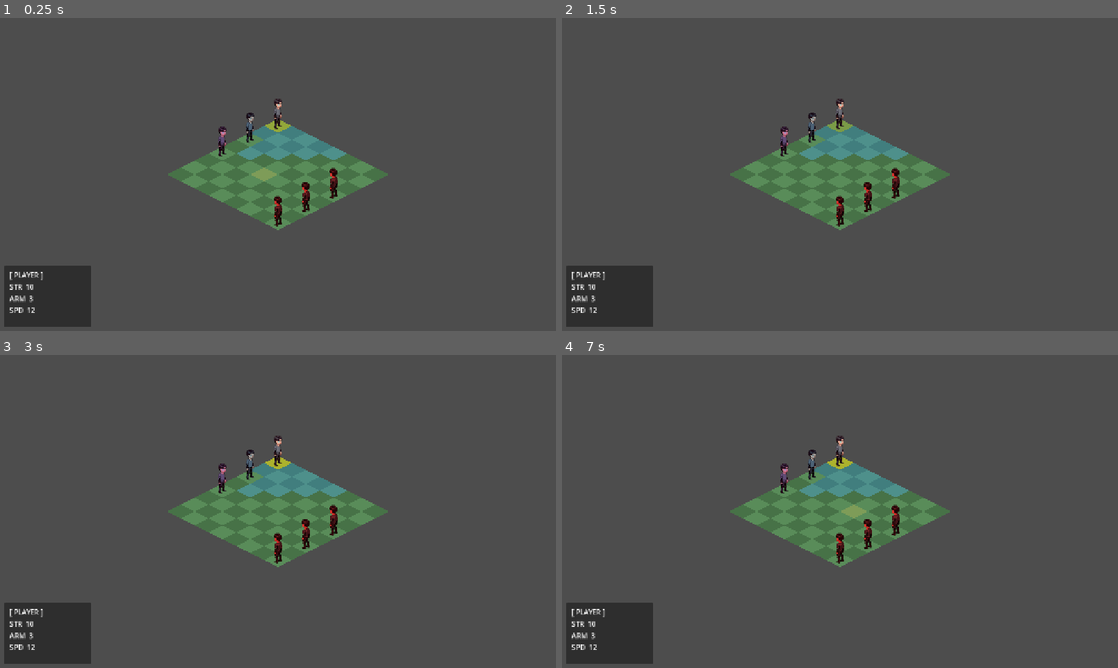
Above: before the commit, frames 1-4 (two rows, left to right).
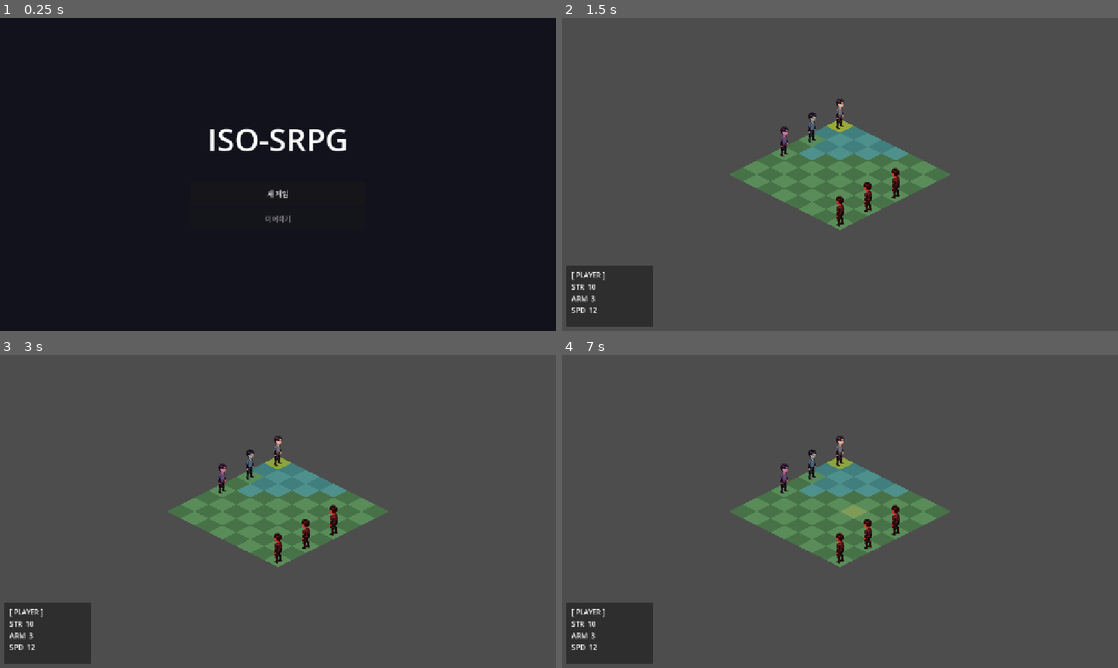
Above: after the commit, the same moments.

Repository: Booldon/iso-srpg
Game: Godot game, scene res://scenes/world/title.tscn
Two runs of this game, one before a commit and one after it. Both use one fixed random seed, a clock stepped at 60 frames per second and the inputs below. Before the commit the project starts from res://scenes/battle/grid.tscn.
Inputs (mouse positions are in pixels of both pictures, inside the frame that each line leads up to):
- Up to frame 1 (0.25 s): no input
- Up to frame 2 (1.5 s): click (840, 193) at 0.5 s, where only the run after the commit has a clickable "새 게임"; click (840, 290) at 1.25 s, where only the run after the commit has a clickable "전투 시작"
- Up to frame 3 (3 s): tap Enter at 2 s; move the mouse to (400, 495) at 2.02 s; click (400, 495) at 2.17 s; tap Space at 2.75 s; move the mouse to (166, 527) at 2.77 s; click (166, 527) at 2.92 s
- Up to frame 4 (7 s): tap Enter at 3.5, 5 s; move the mouse to (895, 442) at 3.52 s; click (895, 442) at 3.67 s; tap Space at 4.25, 5.75 s; move the mouse to (812, 574) at 4.27 s; click (812, 574) at 4.42 s; move the mouse to (1006, 558) at 5.02 s; click (1006, 558) at 5.17 s; move the mouse to (673, 464) at 5.77 s; click (673, 464) at 5.92 s; move the mouse to (867, 511) at 6.52 s; click (867, 511) at 6.67 s

The runs differ from the first frame. In frame 1, 100% of the frame differs, in the area x 0-100%, y 0-100%; in frame 2, less than 0.1%; in frame 3, less than 0.1%; in frame 4, less than 0.1%.
Error after the commit: Invalid access to property or key 'theme_override_font_sizes' on a base object of type 'Label'. (res://scripts/world/world_map.gd:24)

Commit message:
feat(step:5/flow): title + world_map + boon_screen scenes; main scene changed
was:  game launched directly into battle; no entry point, world map, or reward screen
now:  title.tscn (new/continue) -> world_map.tscn (chapter chain + party status)
      -> grid.tscn (battle) -> boon_screen.tscn (3-card pick) -> world_map loop;
      defeat path: title via result_screen (wired in next commit)

ref:  scripts/world/title.gd      — new_game / continue entry
      scripts/world/world_map.gd  — chapter chain render, battle entry
      scripts/world/boon_screen.gd — boon pool scan, card pick, advance_chapter

Co-Authored-By: Claude Sonnet 4.6 <noreply@anthropic.com>

Diff:
--- a/project.godot
+++ b/project.godot
@@ -11,7 +11,7 @@
 [application]
 
 config/name="iso-srpg"
-run/main_scene="res://scenes/battle/grid.tscn"
+run/main_scene="res://scenes/world/title.tscn"
 config/features=PackedStringArray("4.7", "Forward Plus")
 config/icon="res://icon.svg"
 
--- /dev/null
+++ b/scenes/world/boon_screen.tscn
@@ -0,0 +1,29 @@
+[gd_scene format=3 uid="uid://cbboonscn001"]
+
+[ext_resource type="Script" path="res://scripts/world/boon_screen.gd" id="1_bs"]
+
+[node name="BoonScreen" type="Control"]
+anchor_right = 1.0
+anchor_bottom = 1.0
+script = ExtResource("1_bs")
+
+[node name="Background" type="ColorRect" parent="."]
+anchor_right = 1.0
+anchor_bottom = 1.0
+color = Color(0.05, 0.05, 0.09, 1)
+
+[node name="Header" type="Label" parent="."]
+anchor_right = 1.0
+offset_top = 60.0
+offset_bottom = 140.0
+text = "부운을 하나 선택하세요."
+theme_override_font_sizes/font_size = 28
+horizontal_alignment = 1
+
+[node name="Center" type="CenterContainer" parent="."]
+anchor_right = 1.0
+anchor_bottom = 1.0
+offset_top = 140.0
+
+[node name="Cards" type="HBoxContainer" parent="Center"]
+theme_override_constants/separation = 30
--- /dev/null
+++ b/scenes/world/title.tscn
@@ -0,0 +1,38 @@
+[gd_scene format=3 uid="uid://cbtitlescn001"]
+
+[ext_resource type="Script" path="res://scripts/world/title.gd" id="1_t"]
+
+[node name="TitleScreen" type="Control"]
+anchor_right = 1.0
+anchor_bottom = 1.0
+script = ExtResource("1_t")
+
+[node name="Background" type="ColorRect" parent="."]
+anchor_right = 1.0
+anchor_bottom = 1.0
+color = Color(0.07, 0.07, 0.11, 1)
+
+[node name="Center" type="CenterContainer" parent="."]
+anchor_right = 1.0
+anchor_bottom = 1.0
+
+[node name="VBox" type="VBoxContainer" parent="Center"]
+custom_minimum_size = Vector2(400, 300)
+alignment = 1
+
+[node name="GameTitle" type="Label" parent="Center/VBox"]
+text = "ISO-SRPG"
+theme_override_font_sizes/font_size = 72
+horizontal_alignment = 1
+
+[node name="Spacer" type="Control" parent="Center/VBox"]
+custom_minimum_size = Vector2(0, 40)
+size_flags_vertical = 0
+
+[node name="NewGameButton" type="Button" parent="Center/VBox"]
+custom_minimum_size = Vector2(0, 54)
+text = "새 게임"
+
+[node name="ContinueButton" type="Button" parent="Center/VBox"]
+custom_minimum_size = Vector2(0, 54)
+text = "이어하기"
--- /dev/null
+++ b/scenes/world/world_map.tscn
@@ -0,0 +1,49 @@
+[gd_scene format=3 uid="uid://cbworldmap001"]
+
+[ext_resource type="Script" path="res://scripts/world/world_map.gd" id="1_wm"]
+
+[node name="WorldMap" type="Control"]
+anchor_right = 1.0
+anchor_bottom = 1.0
+script = ExtResource("1_wm")
+
+[node name="Background" type="ColorRect" parent="."]
+anchor_right = 1.0
+anchor_bottom = 1.0
+color = Color(0.06, 0.06, 0.10, 1)
+
+[node name="Margin" type="MarginContainer" parent="."]
+anchor_right = 1.0
+anchor_bottom = 1.0
+theme_override_constants/margin_left = 80
+theme_override_constants/margin_top = 60
+theme_override_constants/margin_right = 80
+theme_override_constants/margin_bottom = 60
+
+[node name="VBox" type="VBoxContainer" parent="Margin"]
+theme_override_constants/separation = 20
+
+[node name="MapTitle" type="Label" parent="Margin/VBox"]
+text = "— 월드맵 —"
+theme_override_font_sizes/font_size = 36
+horizontal_alignment = 1
+
+[node name="HSep1" type="HSeparator" parent="Margin/VBox"]
+
+[node name="ChapterRow" type="HBoxContainer" parent="Margin/VBox"]
+alignment = 1
+
+[node name="HSep2" type="HSeparator" parent="Margin/VBox"]
+
+[node name="PartyLabel" type="Label" parent="Margin/VBox"]
+text = "파티: ..."
+theme_override_font_sizes/font_size = 20
+horizontal_alignment = 1
+
+[node name="Spacer" type="Control" parent="Margin/VBox"]
+size_flags_vertical = 3
+
+[node name="EnterButton" type="Button" parent="Margin/VBox"]
+custom_minimum_size = Vector2(0, 64)
+text = "전투 시작"
+theme_override_font_sizes/font_size = 28
--- /dev/null
+++ b/scripts/world/boon_screen.gd
@@ -0,0 +1,50 @@
+extends Control
+
+const WORLD_MAP  := "res://scenes/world/world_map.tscn"
+const BOON_DIR   := "res://data/boons/"
+const PICK_COUNT := 3
+
+@onready var _cards: HBoxContainer = $Center/Cards
+@onready var _header: Label        = $Header
+
+
+func _ready() -> void:
+	var cd := GameState.current_chapter_data()
+	_header.text = "%s 클리어!\n부운을 하나 선택하세요." % (cd.title if cd else "챕터")
+
+	var pool := _load_boon_pool()
+	pool.shuffle()
+	var picks := pool.slice(0, mini(PICK_COUNT, pool.size()))
+	_build_cards(picks)
+
+
+func _load_boon_pool() -> Array[String]:
+	var paths: Array[String] = []
+	var dir := DirAccess.open(BOON_DIR)
+	if not dir:
+		return paths
+	dir.list_dir_begin()
+	var fname := dir.get_next()
+	while fname != "":
+		if fname.ends_with(".tres"):
+			paths.append(BOON_DIR + fname)
+		fname = dir.get_next()
+	return paths
+
+
+func _build_cards(picks: Array[String]) -> void:
+	for path in picks:
+		var boon := load(path) as BoonData
+		if boon == null:
+			continue
+		var btn := Button.new()
+		btn.custom_minimum_size = Vector2(220, 160)
+		btn.text = "[%s]\n\n%s" % [boon.title, boon.description]
+		btn.autowrap_mode = TextServer.AUTOWRAP_WORD_SMART
+		btn.pressed.connect(_on_card_chosen.bind(path))
+		_cards.add_child(btn)
+
+
+func _on_card_chosen(path: String) -> void:
+	GameState.advance_chapter(path)
+	get_tree().change_scene_to_file(WORLD_MAP)
--- /dev/null
+++ b/scripts/world/title.gd
@@ -0,0 +1,22 @@
+extends Control
+
+const WORLD_MAP := "res://scenes/world/world_map.tscn"
+
+@onready var _new_game_btn: Button  = $Center/VBox/NewGameButton
+@onready var _continue_btn: Button  = $Center/VBox/ContinueButton
+
+
+func _ready() -> void:
+	_continue_btn.disabled = not GameState.has_save()
+	_new_game_btn.pressed.connect(_on_new_game)
+	_continue_btn.pressed.connect(_on_continue)
+
+
+func _on_new_game() -> void:
+	GameState.new_game()
+	GameState.save_game()
+	get_tree().change_scene_to_file(WORLD_MAP)
+
+
+func _on_continue() -> void:
+	get_tree().change_scene_to_file(WORLD_MAP)
--- /dev/null
+++ b/scripts/world/world_map.gd
@@ -0,0 +1,51 @@
+extends Control
+
+const BATTLE_SCENE := "res://scenes/battle/grid.tscn"
+
+@onready var _chapter_row: HBoxContainer = $Margin/VBox/ChapterRow
+@onready var _party_label: Label         = $Margin/VBox/PartyLabel
+@onready var _enter_btn: Button          = $Margin/VBox/EnterButton
+
+
+func _ready() -> void:
+	_refresh_chapter_nodes()
+	_refresh_party_label()
+	_enter_btn.disabled = GameState.is_campaign_complete()
+	_enter_btn.pressed.connect(func(): get_tree().change_scene_to_file(BATTLE_SCENE))
+
+
+func _refresh_chapter_nodes() -> void:
+	for child in _chapter_row.get_children():
+		child.queue_free()
+
+	var total := GameState.get_chapter_count()
+	for i in range(total):
+		var lbl := Label.new()
+		lbl.theme_override_font_sizes["font_size"] = 22
+		if i < GameState.current_chapter:
+			lbl.text = " [Ch.%d ✓] " % (i + 1)
+			lbl.modulate = Color(0.4, 1.0, 0.4)
+		elif i == GameState.current_chapter:
+			lbl.text = " [Ch.%d ◀] " % (i + 1)
+			lbl.modulate = Color(1.0, 1.0, 0.3)
+		else:
+			lbl.text = " [Ch.%d] " % (i + 1)
+			lbl.modulate = Color(0.4, 0.4, 0.4)
+		_chapter_row.add_child(lbl)
+
+	# show current chapter title below the chain
+	var cd := GameState.current_chapter_data()
+	if cd:
+		var title_lbl := Label.new()
+		title_lbl.text = cd.title
+		title_lbl.theme_override_font_sizes["font_size"] = 18
+		title_lbl.modulate = Color(0.85, 0.85, 0.85)
+		title_lbl.horizontal_alignment = HORIZONTAL_ALIGNMENT_CENTER
+		_chapter_row.get_parent().add_child(title_lbl)
+		_chapter_row.get_parent().move_child(title_lbl, _chapter_row.get_index() + 1)
+
+
+func _refresh_party_label() -> void:
+	var living := GameState.get_living_party()
+	var boon_count := GameState.active_boons.size()
+	_party_label.text = "파티 생존 %d명   ·   획득 부운 %d개" % [living.size(), boon_count]
Not shown, added: scripts/world/CLAUDE.md
